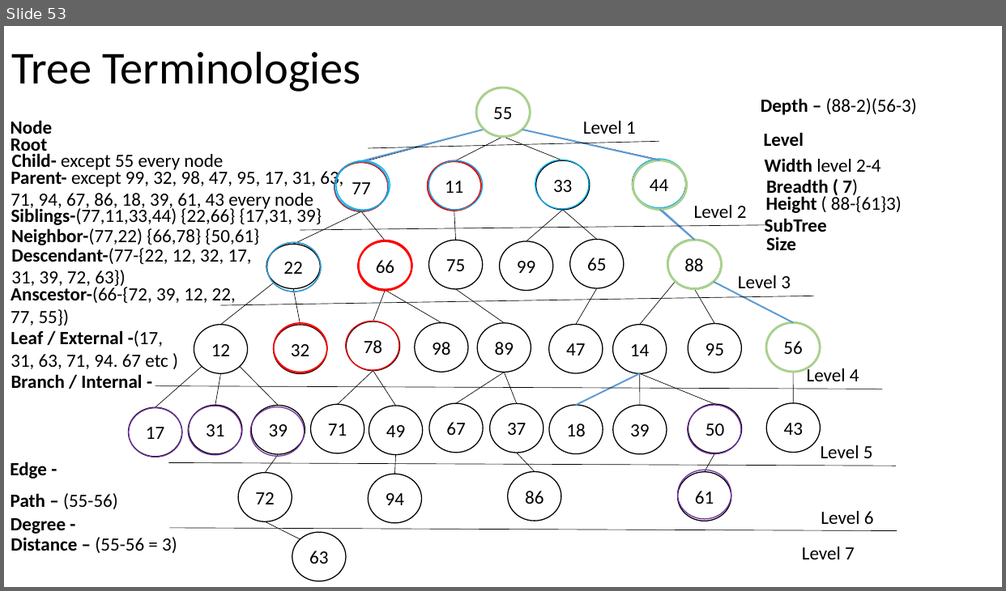
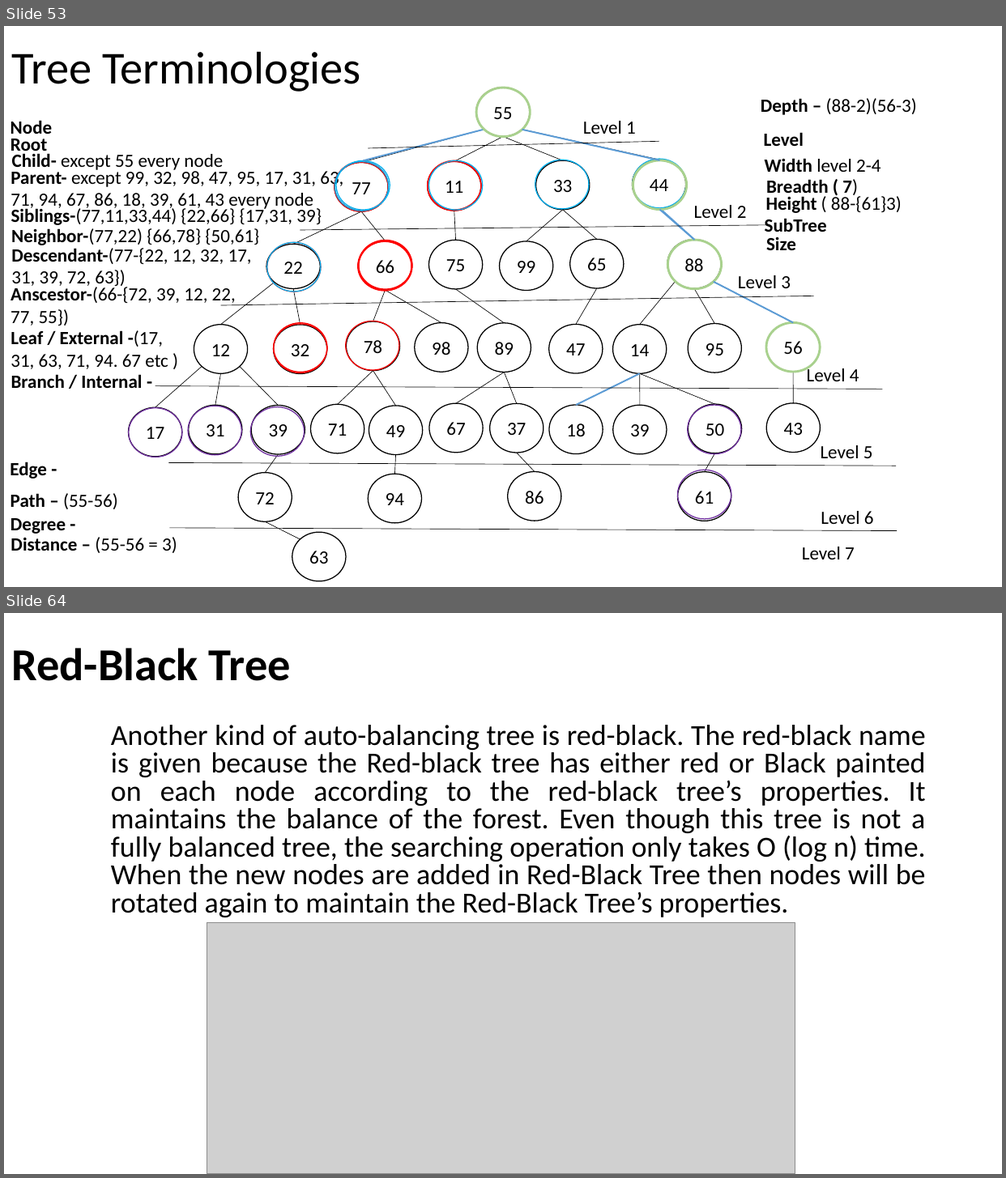
Before and after one commit to AshutoshDemoProjects/MyNotes, a slide deck: tech/PPT/DATA STRUCTURE.pptx. Shown one above the other, each under a label of ours: slide 53 before the commit, slides 53 and 64 after it; the slides between them are not shown. The pictures are 1006x591 and 1006x1178 pixels, drawn with LibreOffice and Linux fonts; fonts in the diff are those of the drawing; grey boxes stand for pictures. Boxes give left, top, right and bottom in pixels: in the first picture for what was removed or moved away, otherwise in the second. Text is boxed around its words. In the diff, an @@ line names an element or a change of style, - is before the commit and + after.

Commit message:
Tree types

```diff
--- a/tech/PPT/DATA STRUCTURE.pptx
+++ b/tech/PPT/DATA STRUCTURE.pptx
@@ slide 64 added at <box>4,613,1002,1174</box>, background #FFFFFF @@
@@ title added at <box>11,648,291,681</box>, 44 pt, text #000000, bold @@
+Red-Black Tree
@@ text added at <box>111,725,926,918</box>, 28 pt, text #000000 @@
+Another kind of auto-balancing tree is red-black. The red-black name is given because the Red-black tree has either red or Black painted on each node according to the red-black tree’s properties. It maintains the balance of the forest. Even though this tree is not a fully balanced tree, the searching operation only takes O (log n) time. When the new nodes are added in Red-Black Tree then nodes will be rotated again to maintain the Red-Black Tree’s properties.
@@ picture added at <box>206,922,795,1174</box> @@
```
Also in this commit, not shown: 12 other slides added.
